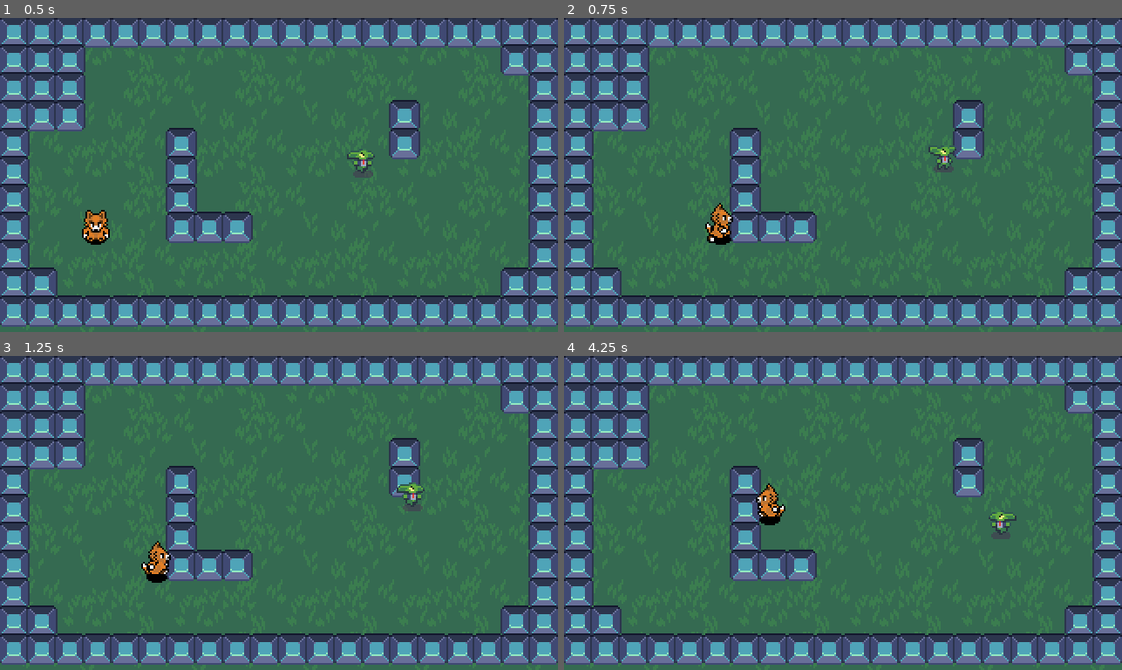
Above: before the commit, frames 1-4 (two rows, left to right).
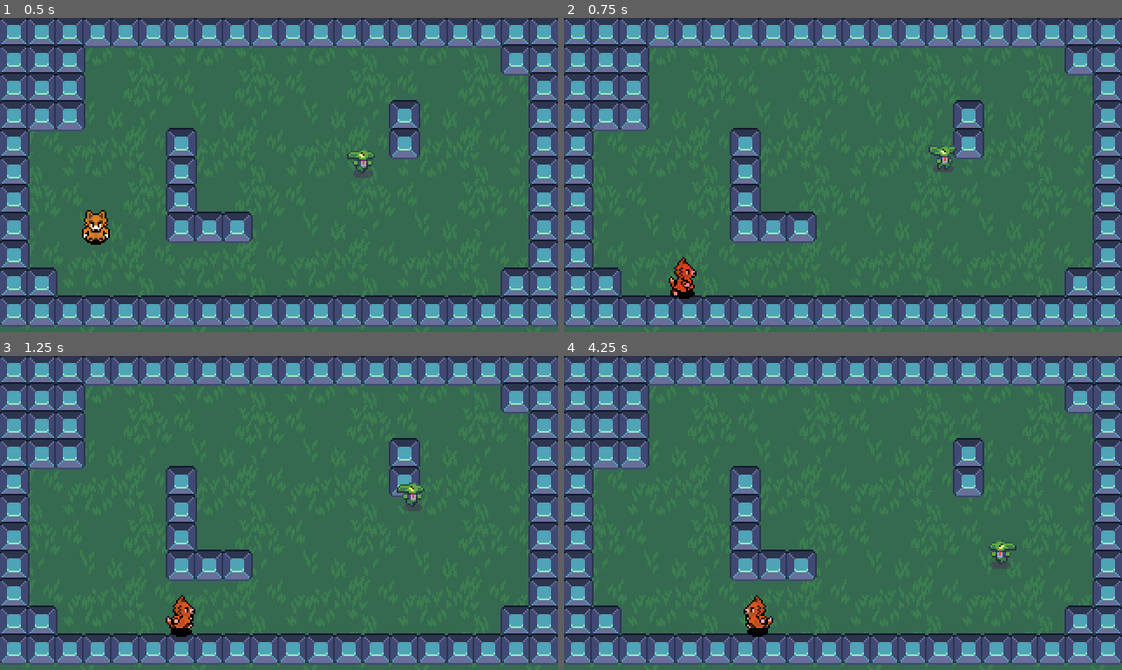
Above: after the commit, the same moments.

Repository: Hamsu-dev/GameDevTV_2024_Jam
Game: Godot game, scene res://world.tscn
The game is run twice, just before and just after one commit, with the same random seed, the same clock (stepped at 60 frames per second) and the same inputs.
Inputs:
- Up to frame 1 (0.5 s): no input
- Up to frame 2 (0.75 s): tap Enter (ui_accept) at 0.5, 0.6 s; hold Right (ui_right) from 0.53 s (still down)
- Up to frame 3 (1.25 s): keep holding Right (ui_right); tap Enter (ui_accept) at 0.77, 1.07 s
- Up to frame 4 (4.25 s): release Right (ui_right) at 1.28 s; hold Down (ui_down) 1.28-2.03 s; tap Enter (ui_accept) at 1.35, 1.52, 1.82, 2.1, 2.85, 3.02, 3.32, 3.6, 3.77, 4.07 s; hold Right (ui_right) 2.03-2.78 s; hold Up (ui_up) 2.78-3.53 s; hold Left (ui_left) from 3.53 s (still down)

Frame 1 is identical in both runs. In frame 2, 0.9% of the frame differs, in the area x 18-31%, y 58-90%; in frame 3, 0.9%; in frame 4, 1.4%, in the area x 32-82%, y 40-90%.

Commit message:
update

Diff:
--- a/Musical Chair/business_goblin.gd
+++ b/Musical Chair/business_goblin.gd
@@ -41,7 +41,7 @@
 	ray_cast_2d.force_raycast_update()
 	return not ray_cast_2d.is_colliding()
 
-func _physics_process(delta):
+func _physics_process(_delta):
 	if player and not can_see_target(player):
 		print("Player lost! Switching to wander state.")
 		enemy_chase_state.lost_player.emit()
--- a/Musical Chair/player.gd
+++ b/Musical Chair/player.gd
@@ -4,10 +4,14 @@
 # Onready
 @onready var animation_tree = $AnimationTree
 @onready var playback = animation_tree.get("parameters/playback")
+@onready var sprite_2d = $Sprite2D
 
 # Variables
-var speed = 200
-var direction = Vector2.ZERO
+@export var speed : float = 70
+
+var direction : Vector2 = Vector2.ZERO
+var knockback : Vector2 = Vector2.ZERO
+var knockbackTween
 
 # Functions
 func _physics_process(_delta):
@@ -27,4 +31,26 @@
 		playback.travel("Idle")
 		velocity = Vector2.ZERO
 
+	velocity += knockback
 	move_and_slide()
+
+func _hit(knockback_strength : Vector2 = Vector2(0,0), stop_time : float = 0.25):
+	if knockback_strength != Vector2.ZERO:
+		# Start at max strength
+		knockback = knockback_strength
+
+		# Resets knockback if active knockback
+		if knockbackTween:
+			knockbackTween.kill()
+
+		# Decreasing knockback strength to 0 over stop_time duration
+		knockbackTween = get_tree().create_tween()
+		knockbackTween.parallel().tween_property(self, "knockback", Vector2.ZERO, stop_time)
+
+		# Modulate color - red to white
+		sprite_2d.modulate = Color(1,0,0,1)
+		knockbackTween.parallel().tween_property(sprite_2d, "modulate", Color(1,1,1,1), stop_time)
+
+func _input(event):
+	if Input.is_action_just_pressed("ui_accept"):
+		_hit(Vector2(0, 300))
--- a/Musical Chair/project.godot
+++ b/Musical Chair/project.godot
@@ -56,6 +56,8 @@
 2d_physics/layer_2="Player"
 2d_physics/layer_3="Enemy"
 2d_physics/layer_4="Interact"
+2d_physics/layer_5="PlayerHurtbox"
+2d_physics/layer_6="EnemyHurtbox"
 
 [rendering]
 
--- /dev/null
+++ b/Musical Chair/test.gd
@@ -0,0 +1,44 @@
+extends CharacterBody2D
+
+@export var move_speed : float = 100
+@export var health : float = 3
+
+var knockback : Vector2 = Vector2(0,0)
+var knockbackTween
+
+func _physics_process(_delta):
+	# Add forces to rigidbody
+	var horiz_axis = Input.get_axis("ui_left", "ui_right")
+	var vert_axis = Input.get_axis("ui_up", "ui_down")
+
+	var move_direction : Vector2 = Vector2(horiz_axis, vert_axis)
+	var movement = move_direction * move_speed
+
+	velocity = movement + knockback
+	move_and_slide()
+
+	if(Input.is_action_just_pressed("ui_accept")):
+		_hit(1, Vector2(300,0))
+
+# Get hit by object with knockback direction
+func _hit(damage : float, knockback_strength : Vector2 = Vector2(0,0), stop_time : float = 0.25):
+	health -= damage
+
+	if(health <= 0):
+		# Character died
+		queue_free()
+	elif (knockback_strength != Vector2(0,0)):
+		# Start at max strength
+		knockback = knockback_strength
+
+		# Resets knockback if active knockback
+		# if(knockbackTween):
+		#	knockbackTween.kill()
+
+		# Decreasing knockback strength to 0 over stop_time duration
+		knockbackTween = get_tree().create_tween()
+		knockbackTween.parallel().tween_property(self, "knockback", Vector2(0,0), stop_time)
+
+		# Modulate color - red to white
+		$Sprite2d.modulate = Color(1,0,0,1)
+		knockbackTween.parallel().tween_property($Sprite2d, "modulate", Color(1,1,1,1), stop_time)
